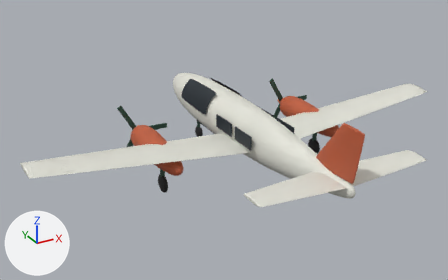
Before and after pictures for a commit that changed the glTF model public/assets/aeronaves/jaz-40.glb.
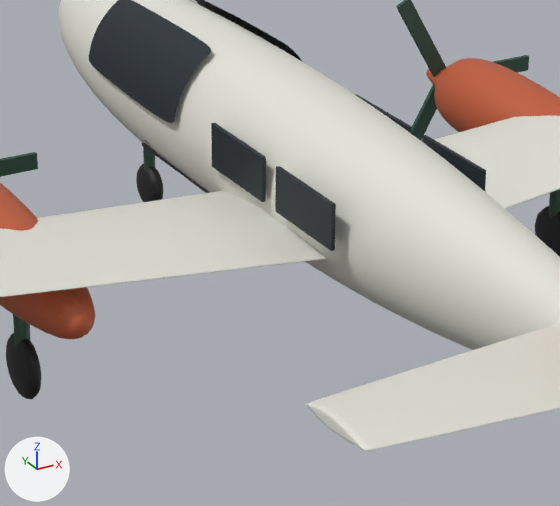
Each version is shown whole from a 50 mm camera at (-8.06, -13.34, 6.47) aimed at (-0.65, 0.13, -0.26), then close up on the part from 35% to 70% of the width and 28% to 80% of the height. The lights are fixed; the arrows at lower left show +X, +Y and +Z. The first two pictures are the older version. Where no turn or scale is listed for an object, it has been applied to the vertices.

The first close-up shows 'ala', 'estabilizador', 'fuselaje', 'gondola--1', 'gondola-1', 'helice-derecha-pala-1', 'helice-derecha-pala-2', 'parabrisas', 'rueda--1', 'rueda-1', 'rueda-morro', 'ventanillas' and 7 more.
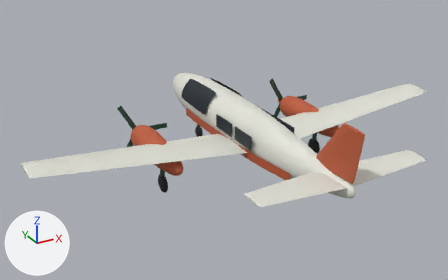
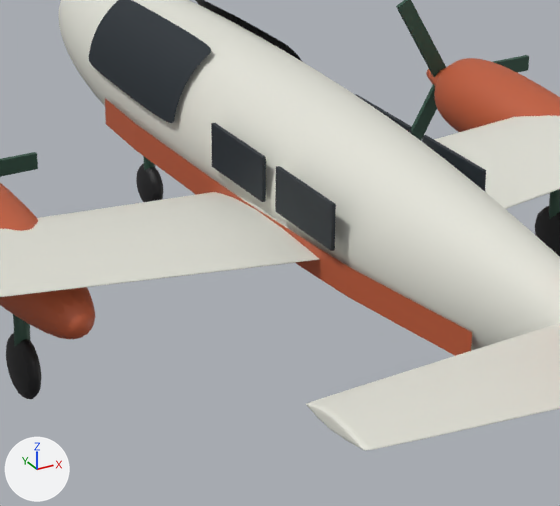
Location of each change, (x1, y1, x2, y2) in pixels of the close-ups (560 x 506 px):
'cintura', added
    after: (105, 98, 472, 356)

Diff of the bpy script that builds the scene:
```diff
--- a/public/assets/aeronaves/jaz-40.glb.py
+++ b/public/assets/aeronaves/jaz-40.glb.py
@@ me_cintura @@
+me_cintura.from_pydata(...)  # 36 vertices, 32 faces; spans x -0.63..0.63, y -2.6..2.6, z -0.38..-0.14
+me_cintura.materials.append(mat_capo)  # orange #bf5c38
@@ ob_cintura @@
+ob_cintura = bpy.data.objects.new('cintura', me_cintura)
+ob_cintura.location = (0.0, 0.0, 0.0)
```
